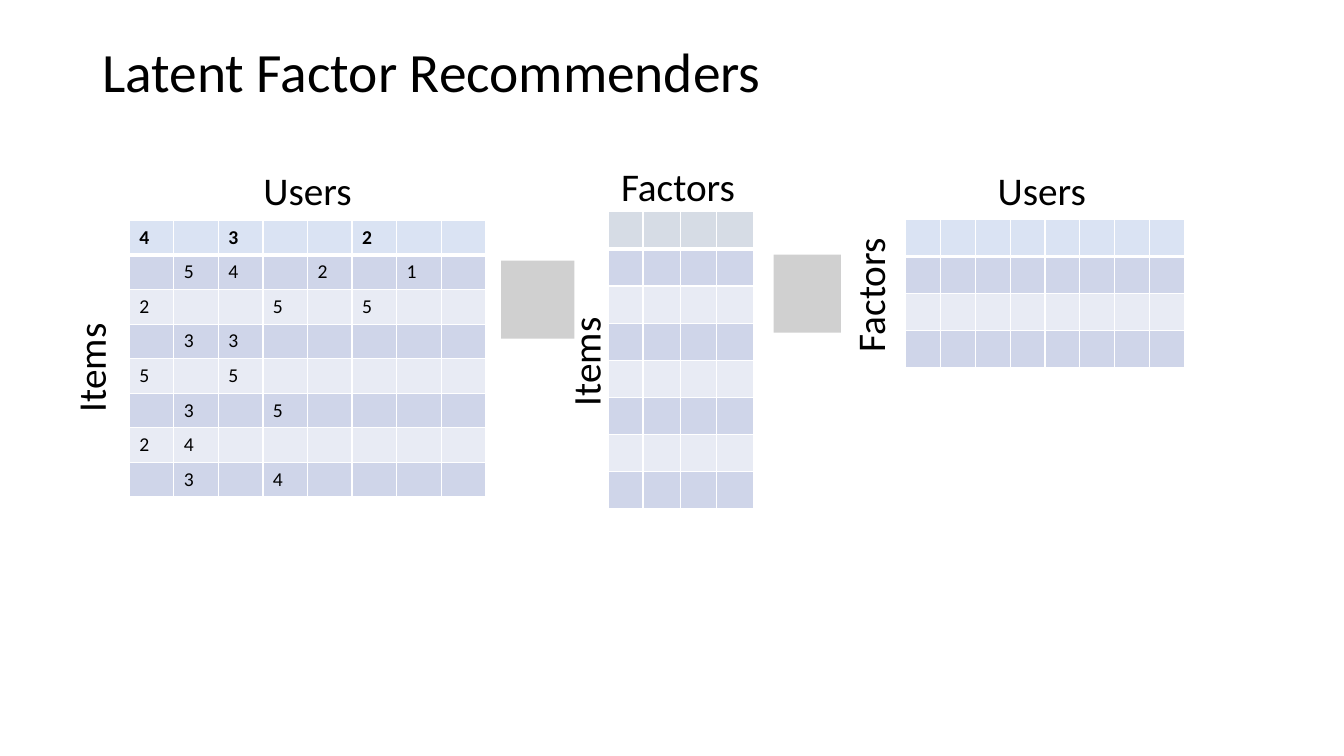
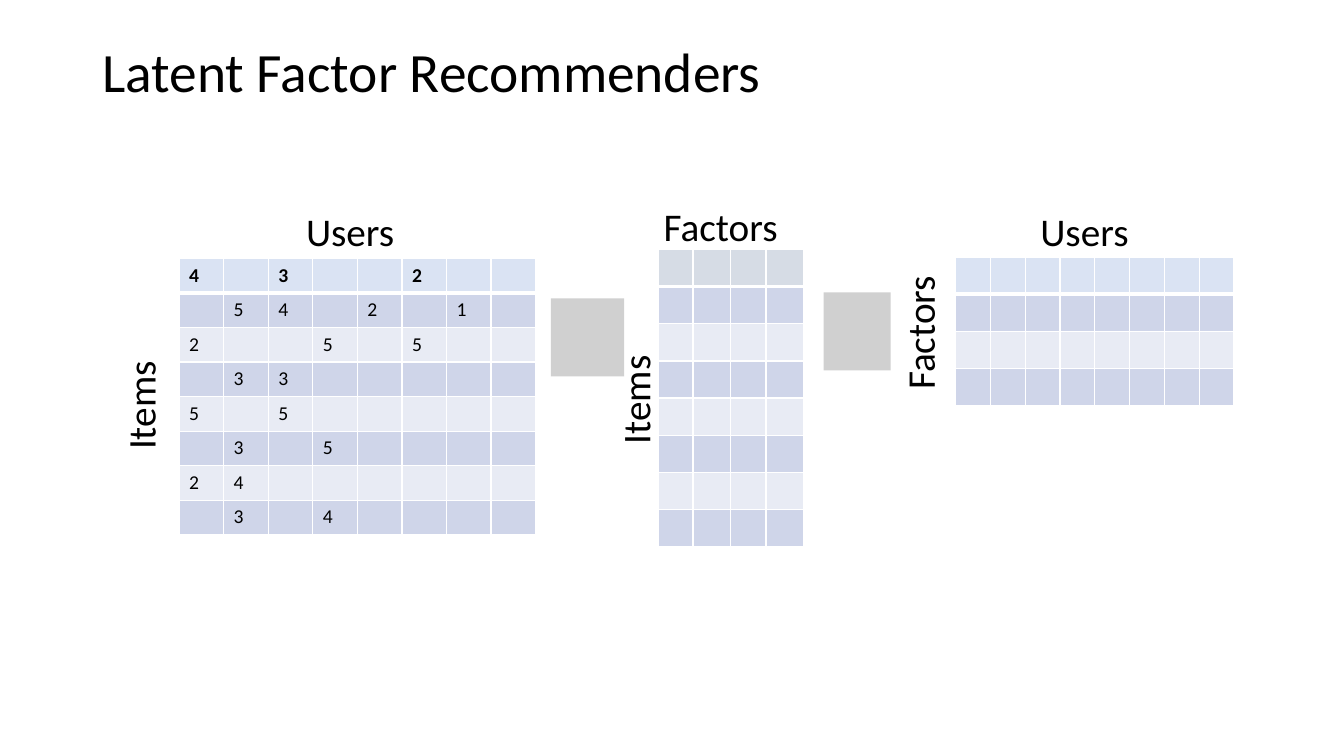
Before and after one commit to StephenElston/CSCI-E-108, a slide deck: slide 40 of slides/8_RecommenderSystems.pptx (slide 38 before the commit). Drawn at 1344x756 pixels with LibreOffice and Linux fonts; fonts in the diff are those of the drawing; grey boxes stand for pictures. Boxes give left, top, right and bottom in pixels: in the first picture for what was removed or moved away, otherwise in the second. Text is boxed around its words. In the diff, an @@ line names an element or a change of style, - is before the commit and + after.

```diff
--- a/slides/8_RecommenderSystems.pptx
+++ b/slides/8_RecommenderSystems.pptx
@@ text "Users": place and size @@
-text "Users" at <box>263,180,351,206</box>
+text "Users" at <box>306,221,394,247</box>
@@ text "Factors" rewrapped from <box>621,176,735,202</box> to <box>664,216,778,251</box> @@
@@ text "Users": place and size @@
-text "Users" at <box>998,180,1086,206</box>
+text "Users" at <box>1040,221,1128,247</box>
@@ table: place and size @@
-table at <box>129,221,484,498</box>
+table at <box>179,258,534,535</box>
@@ picture removed at <box>501,261,575,339</box> @@
@@ 3 texts, 1 table: place and size @@
-3 texts, 1 table at <box>68,212,896,509</box>
+3 texts, 1 table at <box>118,250,946,547</box>
@@ picture removed at <box>774,255,842,333</box> @@
@@ table: place and size @@
-table at <box>906,220,1189,368</box>
+table at <box>956,257,1238,405</box>
@@ picture added at <box>552,298,625,376</box> @@
@@ picture added at <box>824,292,891,370</box> @@
```
Also in this commit, not shown: 30 other slides changed, 2 slides added, 2 other files.
